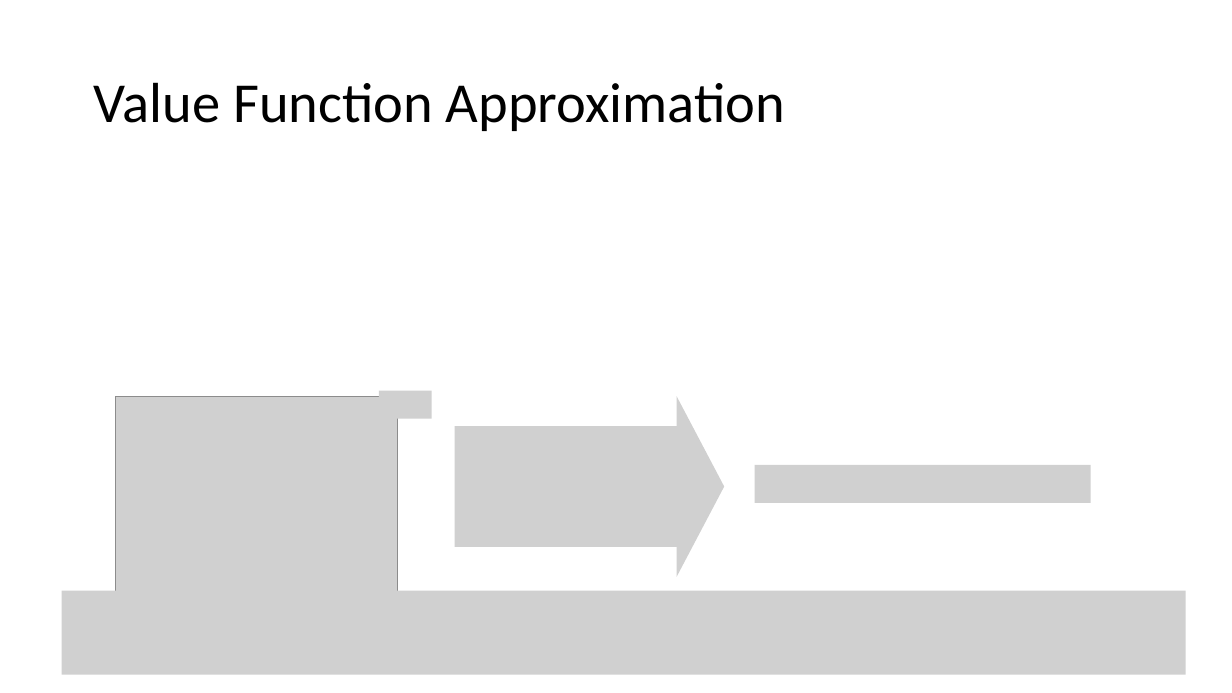
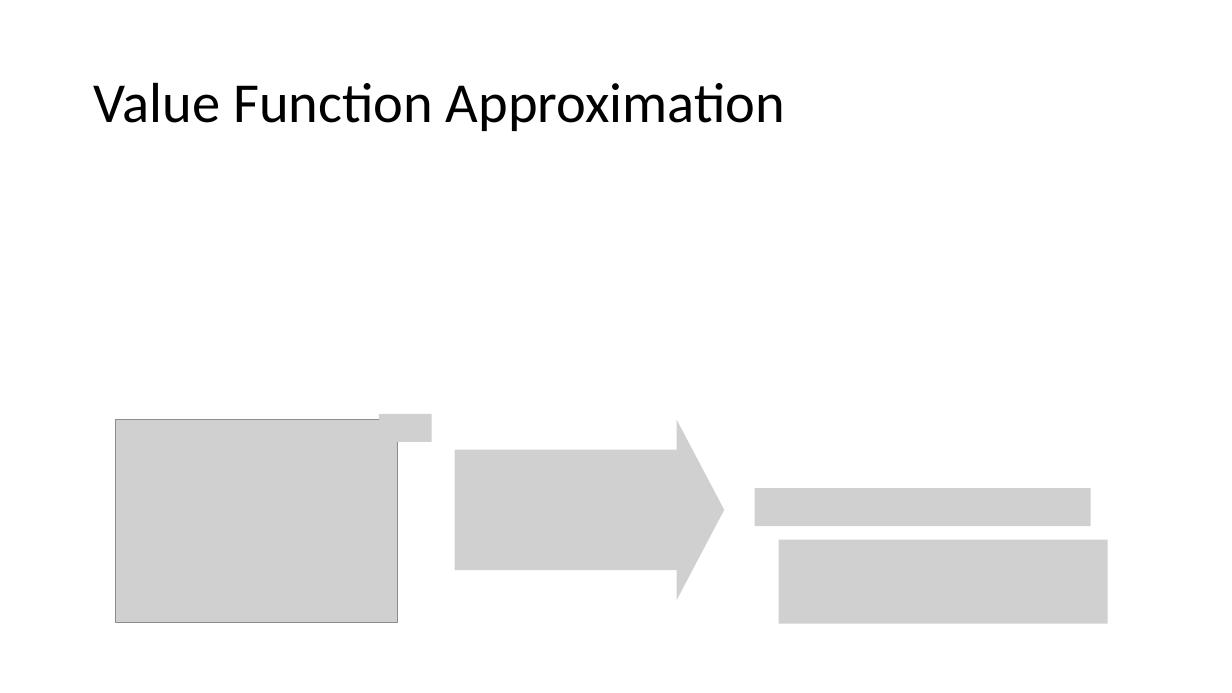
Before and after one commit to mhahsler/CS7320-AI, a slide deck: slide 16 of slides/22_Reinforcement_Learning.pptx. Drawn at 1232x693 pixels with LibreOffice and Linux fonts; fonts in the diff are those of the drawing; grey boxes stand for pictures. Boxes give left, top, right and bottom in pixels: in the first picture for what was removed or moved away, otherwise in the second. Text is boxed around its words. In the diff, an @@ line names an element or a change of style, - is before the commit and + after.

```diff
--- a/slides/22_Reinforcement_Learning.pptx
+++ b/slides/22_Reinforcement_Learning.pptx
@@ picture removed at (379, 391, 432, 419) @@
@@ picture added at (379, 414, 432, 442) @@
@@ 3 pictures: place and size @@
-3 pictures at (116, 396, 1092, 600)
+3 pictures at (116, 420, 1092, 623)
@@ picture added at (779, 540, 1108, 624) @@
@@ picture removed at (62, 591, 1187, 675) @@
```
Also in this commit, not shown: 4 other slides changed, 1 slide added, 1 other file.
